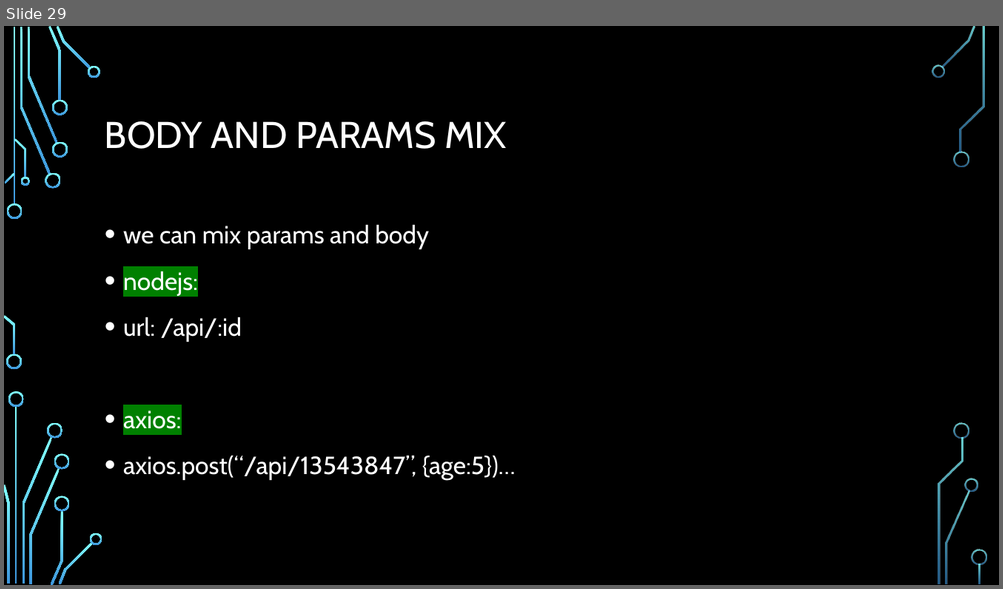
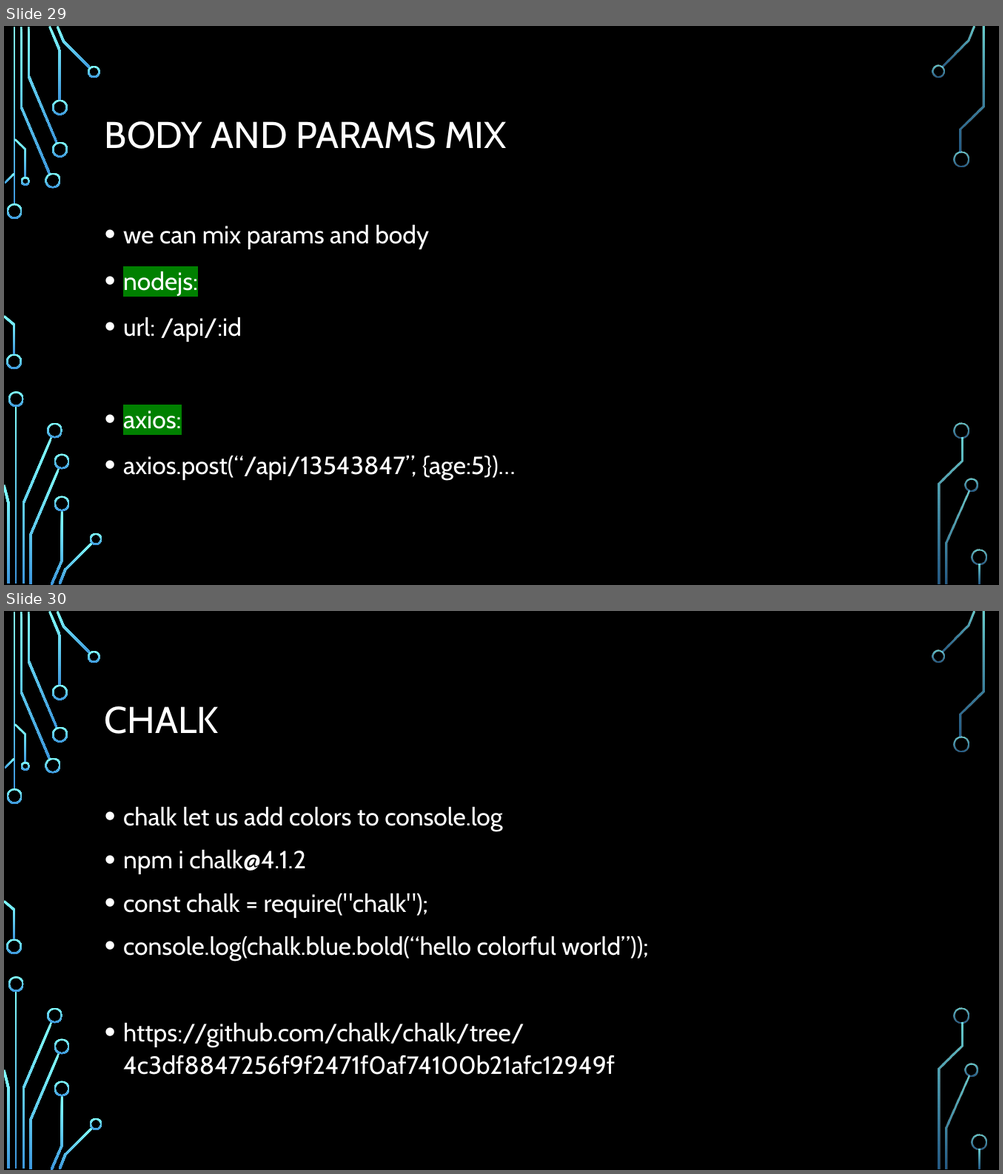
Before and after one commit to Rlss91/hu_morning_nodejs_W011121MR, a slide deck: docs/node js.pptx. Shown one above the other, each under a label of ours: slide 29 before the commit, slides 29 and 30 after it. The pictures are 1003x589 and 1003x1174 pixels, drawn with LibreOffice and Linux fonts; fonts in the diff are those of the drawing; background and template pictures are left out. Boxes give left, top, right and bottom in pixels: in the first picture for what was removed or moved away, otherwise in the second. Text is boxed around its words. In the diff, an @@ line names an element or a change of style, - is before the commit and + after.

Commit message:
chalk

```diff
--- a/docs/node js.pptx
+++ b/docs/node js.pptx
@@ slide 30 added at box(4, 611, 999, 1170), background picture (left out); not listed: 36 template elements that a slide beside it also shows @@
@@ title added at box(105, 706, 219, 734), 36 pt, text #FFFFFF @@
+CHALK
@@ text added at box(123, 806, 648, 1075), 24 pt, text #FFFFFF @@
+• chalk let us add colors to console.log
+• npm i chalk@4.1.2
+• const chalk = require("chalk");
+• console.log(chalk.blue.bold(“hello colorful world”));
+• https://github.com/chalk/chalk/tree/4c3df8847256f9f2471f0af74100b21afc12949f
```
Also in this commit, not shown: 3 other files.
